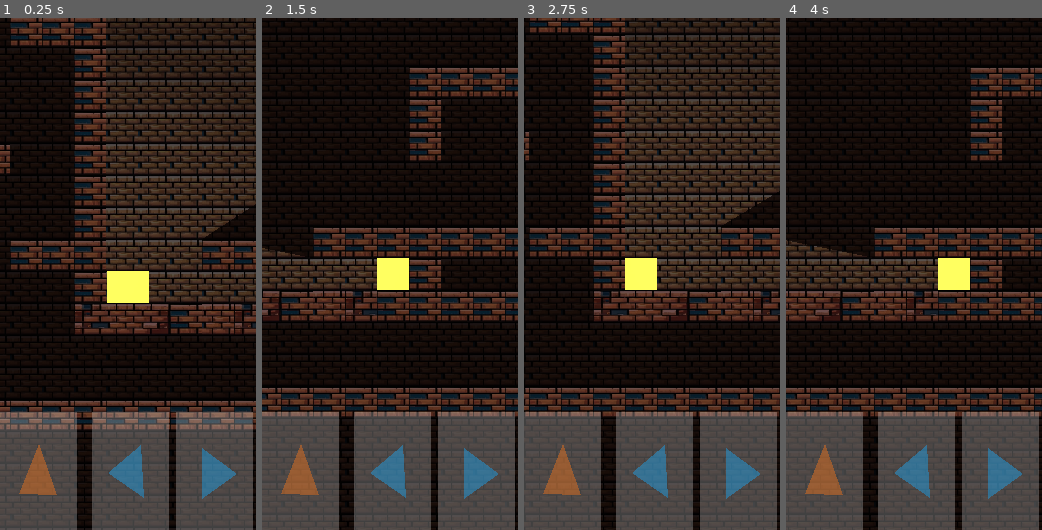
Above: before the commit, frames 1-4 (left to right).
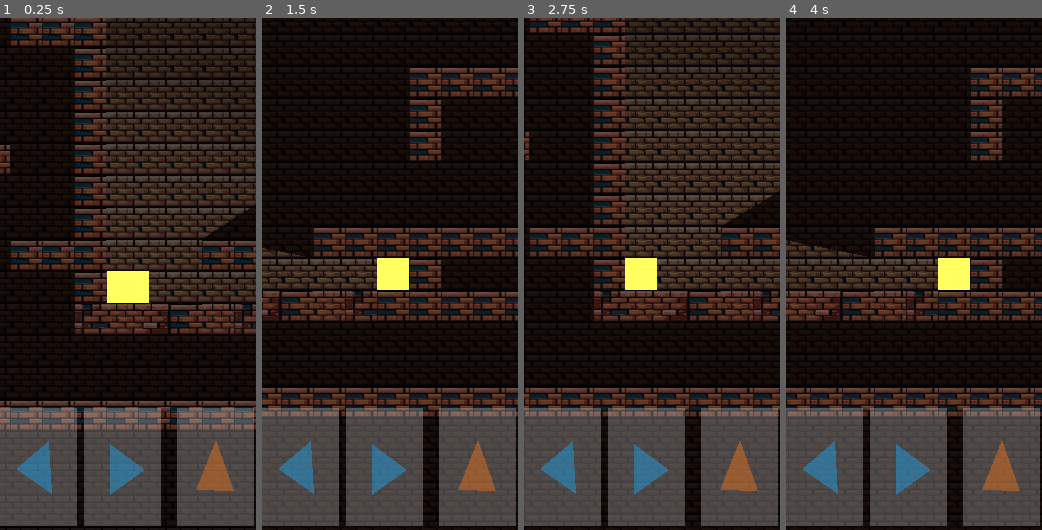
Above: after the commit, the same moments.

Repository: alexkorep-games/gg-quest
Game: Godot game, scene res://scenes/levels/level01.tscn
The game is run twice, just before and just after one commit, with the same random seed, the same clock (stepped at 60 frames per second) and the same inputs.
Inputs (mouse positions are in pixels of both pictures, inside the frame that each line leads up to):
- Up to frame 1 (0.25 s): no input
- Up to frame 2 (1.5 s): move the mouse to (446, 248) at 0.52 s; hold Right (ui_right) 0.53-1.25 s; click (446, 248) at 0.67 s; tap Up (jump) at 0.77 s; drag from (338, 299) to (377, 376) at 1.27 s
- Up to frame 3 (2.75 s): move the mouse to (677, 161) at 2.02 s; hold Left (ui_left) from 2.03 s (still down)
- Up to frame 4 (4 s): release Left (ui_left) at 2.75 s; drag from (901, 376) to (837, 197) at 2.77 s; move the mouse to (990, 350) at 3.52 s; hold Right (ui_right) from 3.53 s (still down); tap Up (jump) at 3.77 s

The runs differ from the first frame. In frame 1, 5.5% of the frame differs, in the area x 0-100%, y 76-100%; in frame 2, 5.5%; in frame 3, 5.5%; in frame 4, 5.5%.

Commit message:
Reorder gamepad buttons

Diff:
--- a/src/scenes/gamepad/gamepad.tscn
+++ b/src/scenes/gamepad/gamepad.tscn
@@ -11,9 +11,10 @@
 
 [node name="Jump" type="ColorRect" parent="."]
 unique_name_in_owner = true
-margin_top = 394.0
-margin_right = 77.0
-margin_bottom = 512.0
+margin_left = 177.0
+margin_top = 390.0
+margin_right = 254.0
+margin_bottom = 508.0
 mouse_filter = 2
 color = Color( 1, 1, 1, 0.501961 )
 
@@ -23,10 +24,9 @@
 
 [node name="Left" type="ColorRect" parent="."]
 unique_name_in_owner = true
-margin_left = 92.0
-margin_top = 394.0
-margin_right = 169.0
-margin_bottom = 512.0
+margin_top = 390.0
+margin_right = 77.0
+margin_bottom = 508.0
 mouse_filter = 2
 color = Color( 1, 1, 1, 0.501961 )
 
@@ -36,10 +36,10 @@
 
 [node name="Right" type="ColorRect" parent="."]
 unique_name_in_owner = true
-margin_left = 176.0
-margin_top = 394.0
-margin_right = 253.0
-margin_bottom = 512.0
+margin_left = 84.0
+margin_top = 390.0
+margin_right = 161.0
+margin_bottom = 508.0
 mouse_filter = 2
 color = Color( 1, 1, 1, 0.501961 )
 
